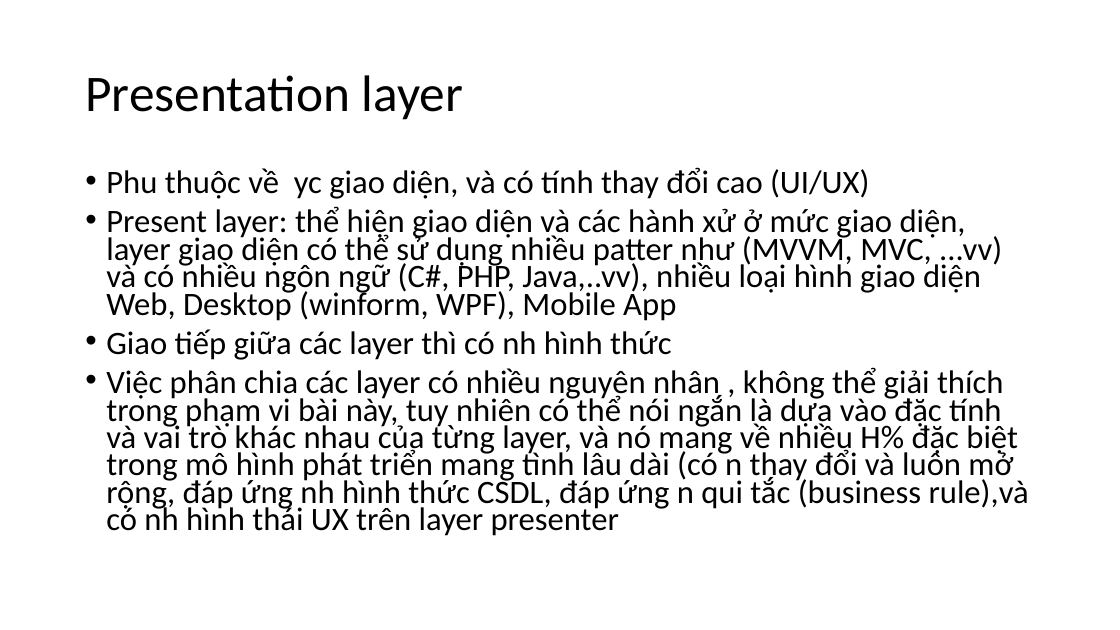
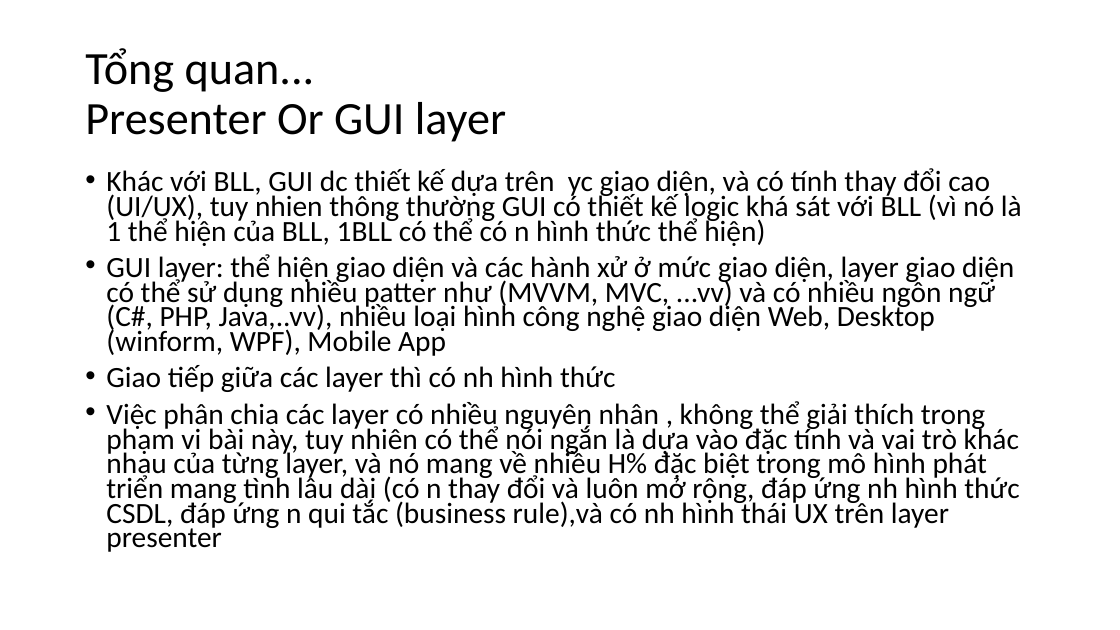
Before and after one commit to lamhongbac/LoggingDemo, a slide deck: slide 5 of WpfStudy/Documents/AutoMapper Tutorial.pptx. Drawn at 1120x630 pixels with LibreOffice and Linux fonts; fonts in the diff are those of the drawing. Boxes give left, top, right and bottom in pixels: in the first picture for what was removed or moved away, otherwise in the second. Text is boxed around its words. In the diff, an @@ line names an element or a change of style, - is before the commit and + after.

```diff
--- a/WpfStudy/Documents/AutoMapper Tutorial.pptx
+++ b/WpfStudy/Documents/AutoMapper Tutorial.pptx
@@ title at <box>85,48,506,142</box>: text changed; size 44 to 39.6 pt @@
-Presentation layer
+Tổng quan...
+Presenter Or GUI layer
@@ text at <box>106,168,1022,356</box>: text changed; size 28 to 25.2 pt @@
-• Phu thuộc về yc giao diện, và có tính thay đổi cao (UI/UX)
-• Present layer: thể hiện giao diện và các hành xử ở mức giao diện, layer giao diện có thể sử dụng nhiều patter như (MVVM, MVC, ...vv) và có nhiều ngôn ngữ (C#, PHP, Java,..vv), nhiều loại hình giao diện Web, Desktop (winform, WPF), Mobile App
+• Khác với BLL, GUI dc thiết kế dựa trên yc giao diện, và có tính thay đổi cao (UI/UX), tuy nhien thông thường GUI có thiết kế logic khá sát với BLL (vì nó là 1 thể hiện của BLL, 1BLL có thể có n hình thức thể hiện)
+• GUI layer: thể hiện giao diện và các hành xử ở mức giao diện, layer giao diện có thể sử dụng nhiều patter như (MVVM, MVC, ...vv) và có nhiều ngôn ngữ (C#, PHP, Java,..vv), nhiều loại hình công nghệ giao diện Web, Desktop (winform, WPF), Mobile App
@@ text at <box>106,365,1019,552</box>: size 28 to 25.2 pt in "Giao tiếp giữa các layer thì có ...", "Việc phân chia các layer có nhiều ..." @@
```
Also in this commit, not shown: 2 other slides changed, 1 slide added, 24 other files.
